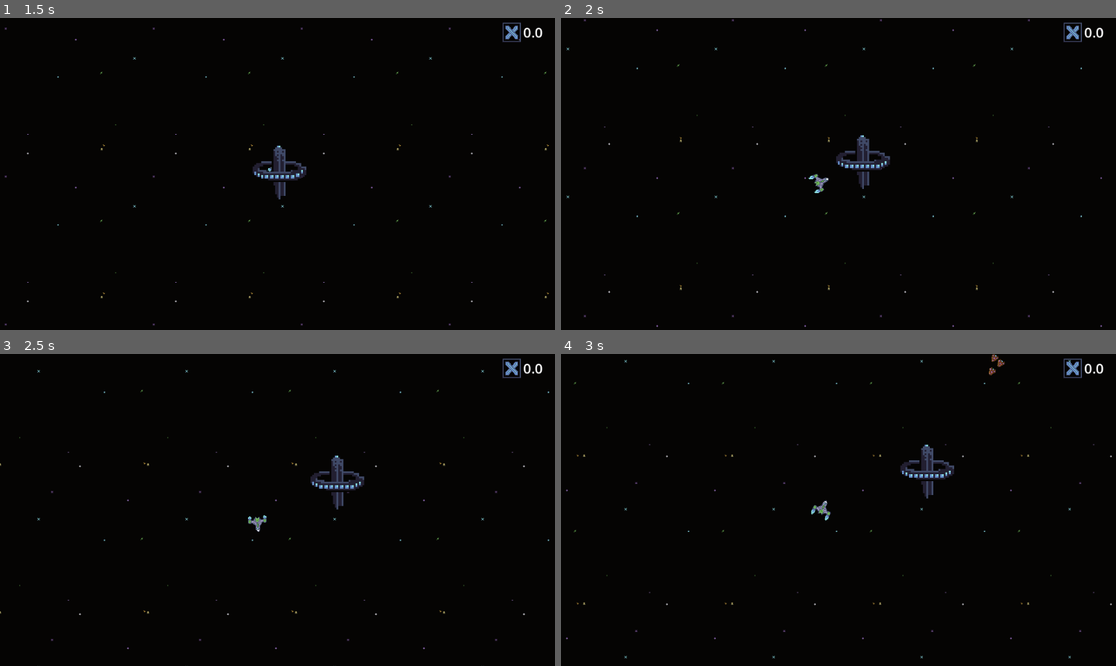
Above: before the commit, frames 1-4 (two rows, left to right).
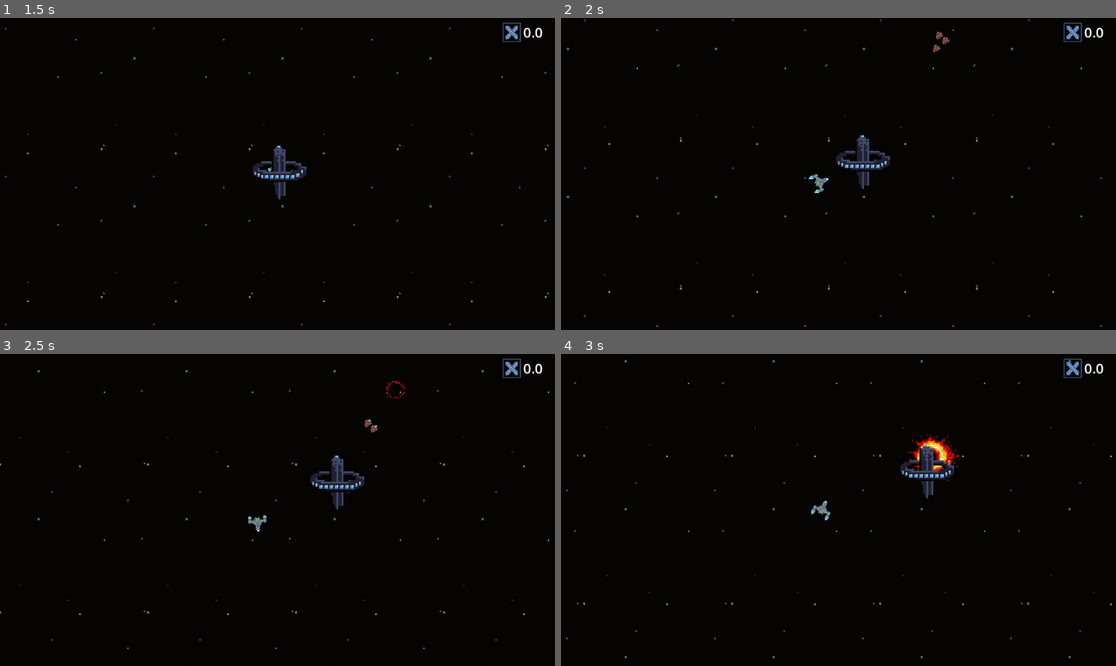
Above: after the commit, the same moments.

Repository: JoshPattman/microjam-034
Game: Godot game, scene res://scenes/game.tscn
Two runs of this game, one before a commit and one after it. Both use one fixed random seed, a clock stepped at 60 frames per second and the inputs below. Sound files missing from this copy of the repository are replaced by a short silence.
Inputs:
- Up to frame 1 (1.5 s): tap Enter at 0.5 s; hold D (player_right) 0.53-1.28 s; tap Shift (player_boost) at 0.6 s; tap Space at 1.25 s; hold S (player_back) from 1.28 s (still down); tap Ctrl (player_break) at 1.35 s
- Up to frame 2 (2 s): keep holding S (player_back)
- Up to frame 3 (2.5 s): release S (player_back) at 2.03 s; hold D (player_right) from 2.03 s (still down); tap E (player_collect) at 2.1 s
- Up to frame 4 (3 s): release D (player_right) at 2.78 s; hold W (player_forward) from 2.78 s (still down); tap 2 (player_place_bouncer) at 2.85 s

Frame 1 is identical in both runs. In frame 2, less than 0.1% of the frame differs, in the area x 67-70%, y 4-12%; in frame 3, 0.1%; in frame 4, 0.5%, in the area x 62-80%, y 0-41%.

Commit message:
avoid asteroids better

Diff:
--- a/godot/game_objects/asteroid.tscn
+++ b/godot/game_objects/asteroid.tscn
@@ -21,5 +21,4 @@
 [node name="EnemyAvoid" type="Node2D" parent="."]
 script = ExtResource("3_pevbk")
 radius = 125.0
-weight = 0.2
 metadata/_custom_type_script = "uid://pbr77i1ed5mv"
--- a/godot/game_objects/enemy_1.tscn
+++ b/godot/game_objects/enemy_1.tscn
@@ -47,7 +47,7 @@
 [node name="Enemy" type="CharacterBody2D"]
 script = ExtResource("1_0o6d6")
 speed = 800.0
-k_targeting = 0.3
+k_targeting = 1.0
 k_avoiding = 0.7
 is_kamikazee = true
 kamikazee_explosion = ExtResource("2_k1174")
--- a/godot/game_objects/resource_asteroid.tscn
+++ b/godot/game_objects/resource_asteroid.tscn
@@ -21,5 +21,4 @@
 [node name="EnemyAvoid" type="Node2D" parent="."]
 script = ExtResource("3_ym2k8")
 radius = 125.0
-weight = 0.2
 metadata/_custom_type_script = "uid://pbr77i1ed5mv"
--- a/godot/scripts/enemy.gd
+++ b/godot/scripts/enemy.gd
@@ -48,7 +48,7 @@
 			var a_dist = a_delta.length()
 			if a_dist > a.radius:
 				continue
-			d_avoid -= (a_delta/a_dist) * (1 - (a_dist/a.radius))
+			d_avoid -= (a_delta/a_dist) * (1 - (a_dist/a.radius)) * a.weight
 	if d_avoid.length() > 1:
 		d_avoid = d_avoid.normalized()
 
